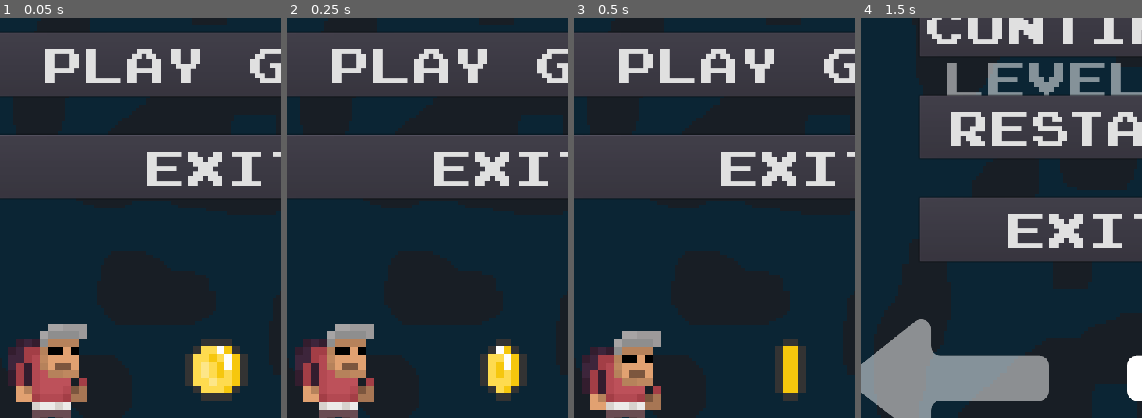
Above: before the commit, frames 1-4 (left to right).
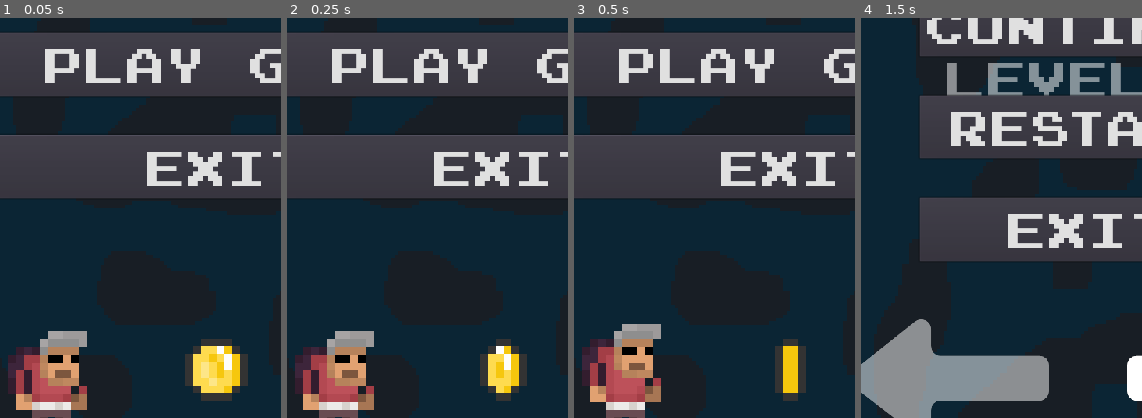
Above: after the commit, the same moments.

Repository: drxwat/rope-and-digger-game
Game: Godot game, scene res://level/start-screen/StartScreen.tscn
Same seed, same stepped clock (60 frames per second), same inputs: the game is played once before the commit and once after it. Sound files missing from this copy of the repository are replaced by a short silence.
Inputs (mouse positions are % of the whole screen's width and height, from its top left):
- Up to frame 1 (0.05 s): no input
- Up to frame 2 (0.25 s): no input
- Up to frame 3 (0.5 s): no input
- Up to frame 4 (1.5 s): click "PLAY GAME" at 0.5 s; click (94, 5) at 1.25 s
The pictures show only the part of the screen within x 10-60%, y 42-92%; the shares and areas given below are measured in that part.

The runs differ from the first frame. In frame 1, 2.9% of the frame differs, in the area x 2-31%, y 76-98%; in frame 2, 2.9%; in frame 3, 2.9%; in frame 4, nothing differs.

Commit message:
forgotten code

Diff:
--- a/level/start-screen/StartScreen.tscn
+++ b/level/start-screen/StartScreen.tscn
@@ -166,7 +166,6 @@
 position = Vector2( 0, 40 )
 scale = Vector2( 10, 10 )
 frames = SubResource( 4 )
-frame = 1
 playing = true
 centered = false
 flip_h = true
--- a/project.godot
+++ b/project.godot
@@ -87,14 +87,14 @@
 
 move_left={
 "deadzone": 0.5,
-"events": [ Object(InputEventKey,"resource_local_to_scene":false,"resource_name":"","device":0,"alt":false,"shift":false,"control":false,"meta":false,"command":false,"pressed":false,"scancode":65,"unicode":0,"echo":false,"script":null)
-, Object(InputEventKey,"resource_local_to_scene":false,"resource_name":"","device":0,"alt":false,"shift":false,"control":false,"meta":false,"command":false,"pressed":false,"scancode":16777231,"unicode":0,"echo":false,"script":null)
+"events": [ Object(InputEventKey,"resource_local_to_scene":false,"resource_name":"","device":0,"alt":false,"shift":false,"control":false,"meta":false,"command":false,"pressed":false,"scancode":65,"physical_scancode":0,"unicode":0,"echo":false,"script":null)
+, Object(InputEventKey,"resource_local_to_scene":false,"resource_name":"","device":0,"alt":false,"shift":false,"control":false,"meta":false,"command":false,"pressed":false,"scancode":16777231,"physical_scancode":0,"unicode":0,"echo":false,"script":null)
  ]
 }
 move_right={
 "deadzone": 0.5,
-"events": [ Object(InputEventKey,"resource_local_to_scene":false,"resource_name":"","device":0,"alt":false,"shift":false,"control":false,"meta":false,"command":false,"pressed":false,"scancode":68,"unicode":0,"echo":false,"script":null)
-, Object(InputEventKey,"resource_local_to_scene":false,"resource_name":"","device":0,"alt":false,"shift":false,"control":false,"meta":false,"command":false,"pressed":false,"scancode":16777233,"unicode":0,"echo":false,"script":null)
+"events": [ Object(InputEventKey,"resource_local_to_scene":false,"resource_name":"","device":0,"alt":false,"shift":false,"control":false,"meta":false,"command":false,"pressed":false,"scancode":68,"physical_scancode":0,"unicode":0,"echo":false,"script":null)
+, Object(InputEventKey,"resource_local_to_scene":false,"resource_name":"","device":0,"alt":false,"shift":false,"control":false,"meta":false,"command":false,"pressed":false,"scancode":16777233,"physical_scancode":0,"unicode":0,"echo":false,"script":null)
  ]
 }
 
Not shown, changed: export_presets.cfg
